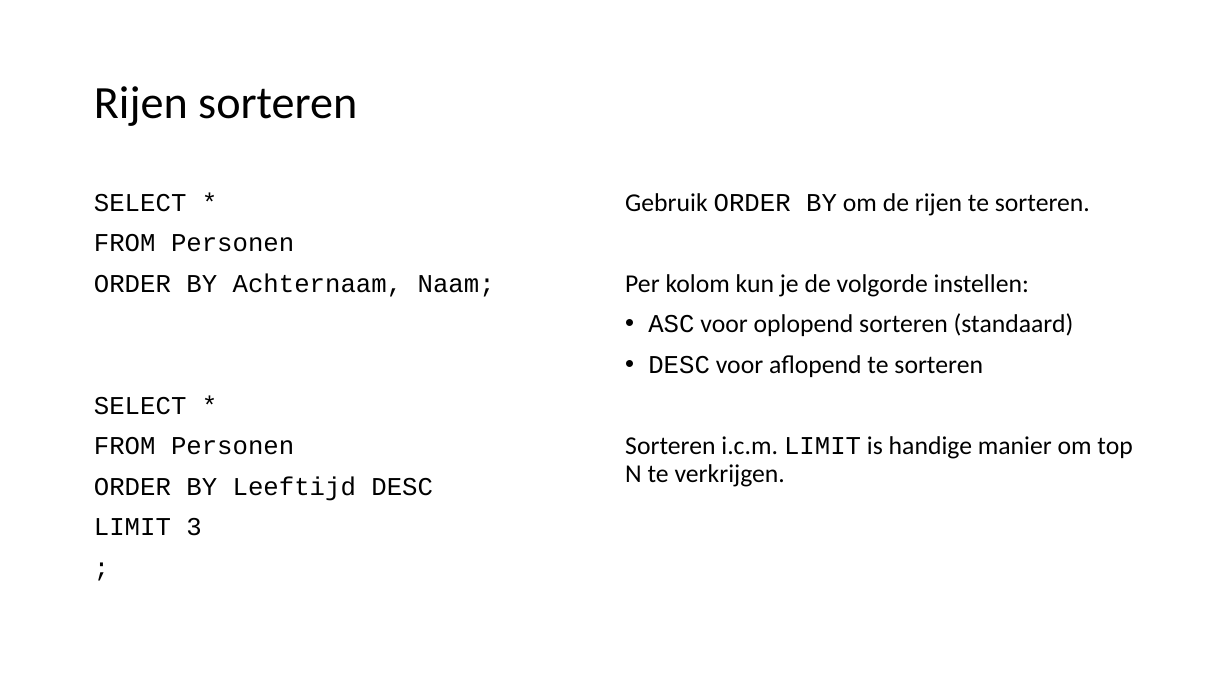
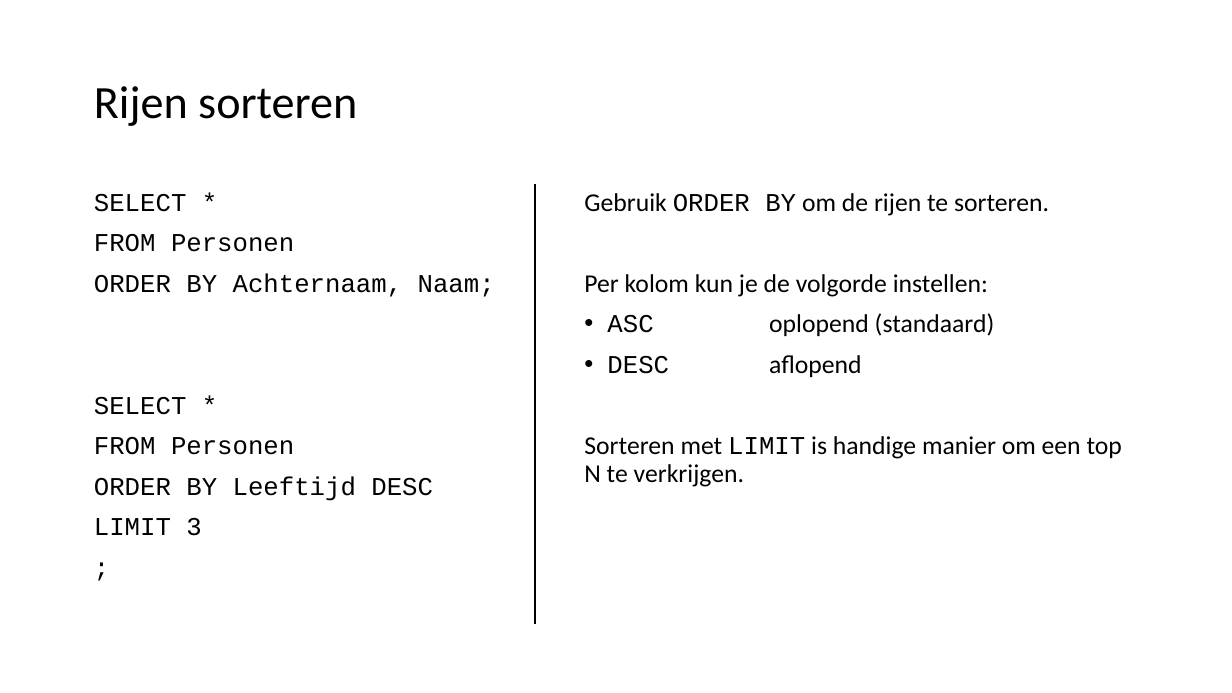
Before and after one commit to LFKoning/sql-cursus, a slide deck: slide 16 of sql_introductie.pptx. Drawn at 1232x693 pixels with LibreOffice and Linux fonts; fonts in the diff are those of the drawing. Boxes give left, top, right and bottom in pixels: in the first picture for what was removed or moved away, otherwise in the second. Text is boxed around its words. In the diff, an @@ line names an element or a change of style, - is before the commit and + after.

```diff
--- a/sql_introductie.pptx
+++ b/sql_introductie.pptx
@@ line added from (535, 185) to (535, 625), #000000 1.5 pt @@
@@ text "Gebruik ORDER BY om de ...": place and size @@
-text "Gebruik ORDER BY om de ..." at [625, 193, 1132, 487]
+text "Gebruik ORDER BY om de ..." at [584, 193, 1122, 487]
@@ text at [584, 313, 1122, 487]: text changed @@
-• ASC voor oplopend sorteren (standaard)
-• DESC voor aflopend te sorteren
-Sorteren i.c.m. LIMIT is handige manier om top N te verkrijgen.
+• ASC oplopend (standaard)
+• DESC aflopend
+Sorteren met LIMIT is handige manier om een top N te verkrijgen.
```
Also in this commit, not shown: 27 other slides changed.
